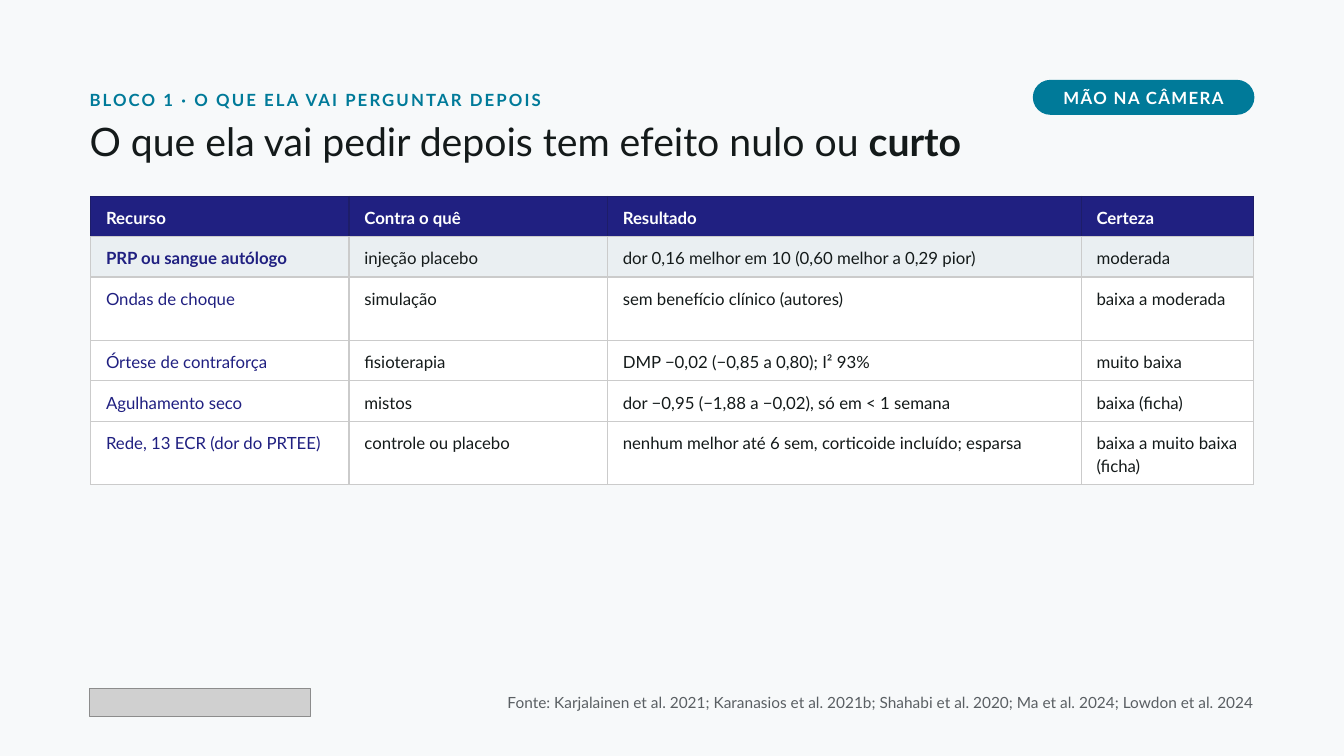
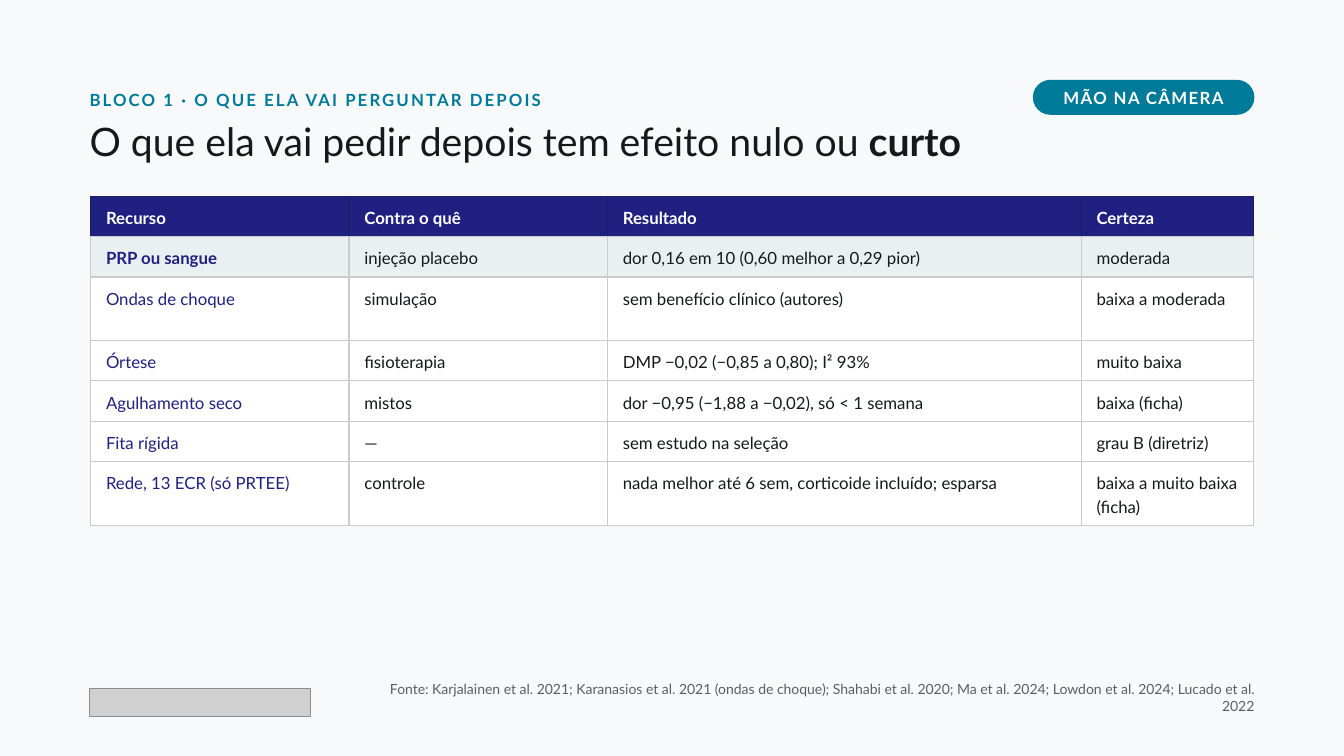
Before and after one commit to dossantosdanieel/illic, a slide deck: slide 8 of aulas/2026-11-cotovelo-lateral-2-reabilitacao/04_aula/cotovelo-lateral-2-reabilitacao.pptx. Drawn at 1344x756 pixels with LibreOffice and Linux fonts; fonts in the diff are those of the drawing; grey boxes stand for pictures. Boxes give left, top, right and bottom in pixels: in the first picture for what was removed or moved away, otherwise in the second. Text is boxed around its words. In the diff, an @@ line names an element or a change of style, - is before the commit and + after.

```diff
--- a/aulas/2026-11-cotovelo-lateral-2-reabilitacao/04_aula/cotovelo-lateral-2-reabilitacao.pptx
+++ b/aulas/2026-11-cotovelo-lateral-2-reabilitacao/04_aula/cotovelo-lateral-2-reabilitacao.pptx
@@ table at (91,197,1253,525) @@
-row 2, column 1: PRP ou sangue autólogo
+row 2, column 1: PRP ou sangue
-row 2, column 3: dor 0,16 melhor em 10 (0,60 melhor a 0,29 pior)
+row 2, column 3: dor 0,16 em 10 (0,60 melhor a 0,29 pior)
-row 4: Órtese de contraforça | fisioterapia | DMP −0,02 (−0,85 a 0,80); I² 93% | muito baixa
-row 5: Agulhamento seco | mistos | dor −0,95 (−1,88 a −0,02), só em < 1 semana | baixa (ficha)
-row 6: Rede, 13 ECR (dor do PRTEE) | controle ou placebo | nenhum melhor até 6 sem, corticoide incluído; esparsa | baixa a muito baixa (ficha)
+row 4: Órtese | fisioterapia | DMP −0,02 (−0,85 a 0,80); I² 93% | muito baixa
+row 5: Agulhamento seco | mistos | dor −0,95 (−1,88 a −0,02), só < 1 semana | baixa (ficha)
+row 6: Fita rígida | — | sem estudo na seleção | grau B (diretriz)
+row 7: Rede, 13 ECR (só PRTEE) | controle | nada melhor até 6 sem, corticoide incluído; esparsa | baixa a muito baixa (ficha)
@@ text at (390,683,1255,711): text changed; size 11 to 10 pt @@
-Fonte: Karjalainen et al. 2021; Karanasios et al. 2021b; Shahabi et al. 2020; Ma et al. 2024; Lowdon et al. 2024
+Fonte: Karjalainen et al. 2021; Karanasios et al. 2021 (ondas de choque); Shahabi et al. 2020; Ma et al. 2024; Lowdon et al. 2024; Lucado et al. 2022
```
Also in this commit, not shown: 13 other slides changed, 18 other files.
